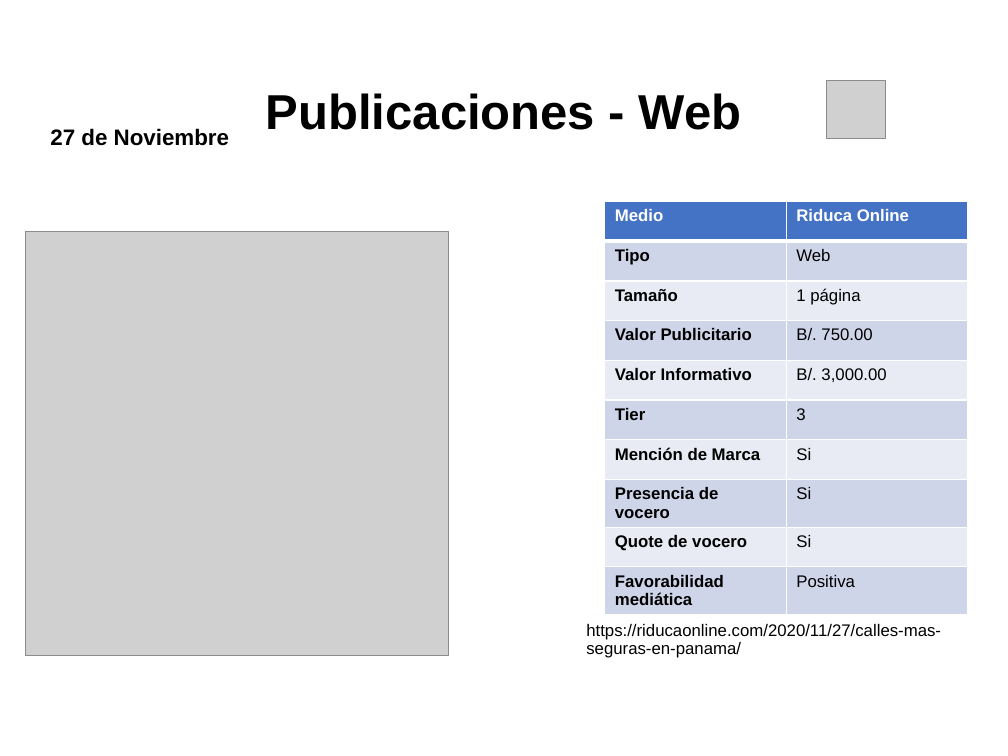
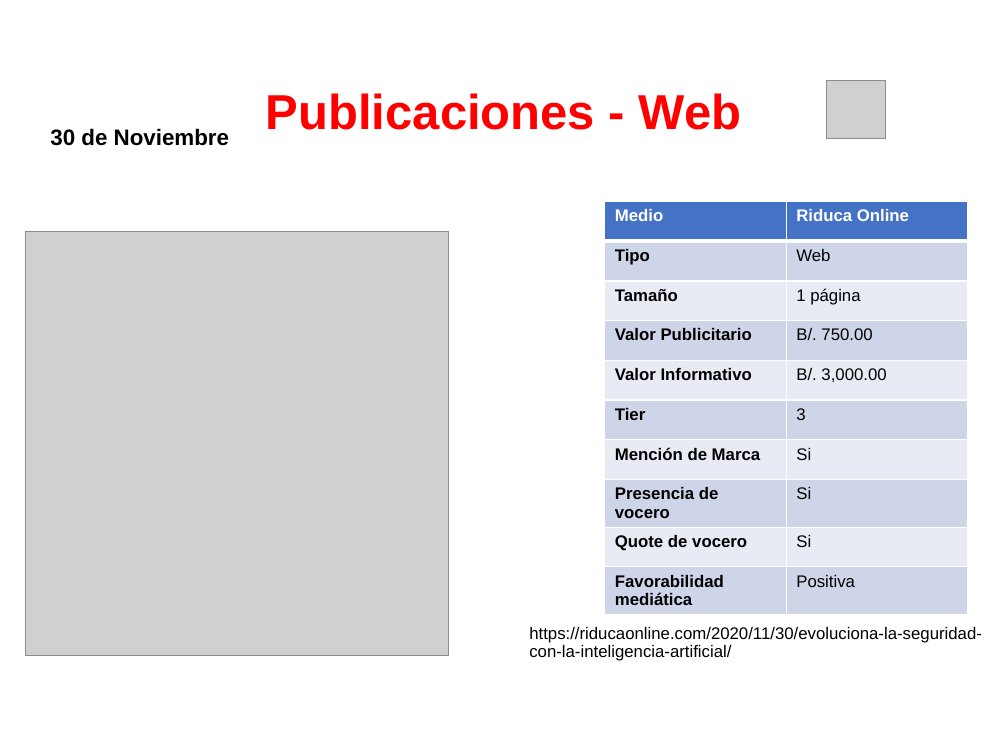
Before and after one commit to dgarci23/Report-Generator, a slide deck: slide 6 of Presentacion Terminada.pptx (slide 17 before the commit). Drawn at 1008x756 pixels with LibreOffice and Linux fonts; fonts in the diff are those of the drawing; grey boxes stand for pictures; background and template pictures are left out. Boxes give left, top, right and bottom in pixels: in the first picture for what was removed or moved away, otherwise in the second. Text is boxed around its words. In the diff, an @@ line names an element or a change of style, - is before the commit and + after.

```diff
--- a/Presentacion Terminada.pptx
+++ b/Presentacion Terminada.pptx
@@ title "Publicaciones - Web" at box(266, 93, 742, 130): text colour #000000 to #FF0000 @@
@@ text at box(50, 128, 229, 146): text changed @@
-27 de Noviembre
+30 de Noviembre
@@ text at box(529, 627, 982, 661): text changed @@
-https://riducaonline.com/2020/11/27/calles-mas-seguras-en-panama/
+https://riducaonline.com/2020/11/30/evoluciona-la-seguridad-con-la-inteligencia-artificial/
```
Also in this commit, not shown: 7 other slides changed, 29 slides removed, 2 other files.
